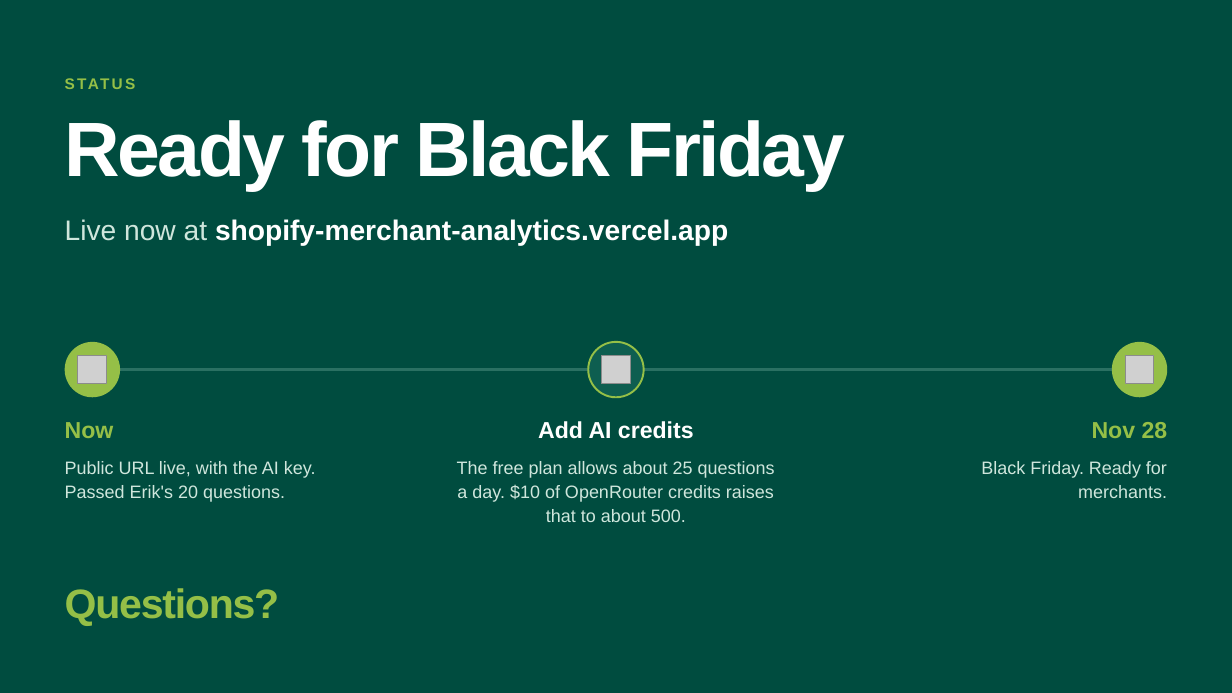
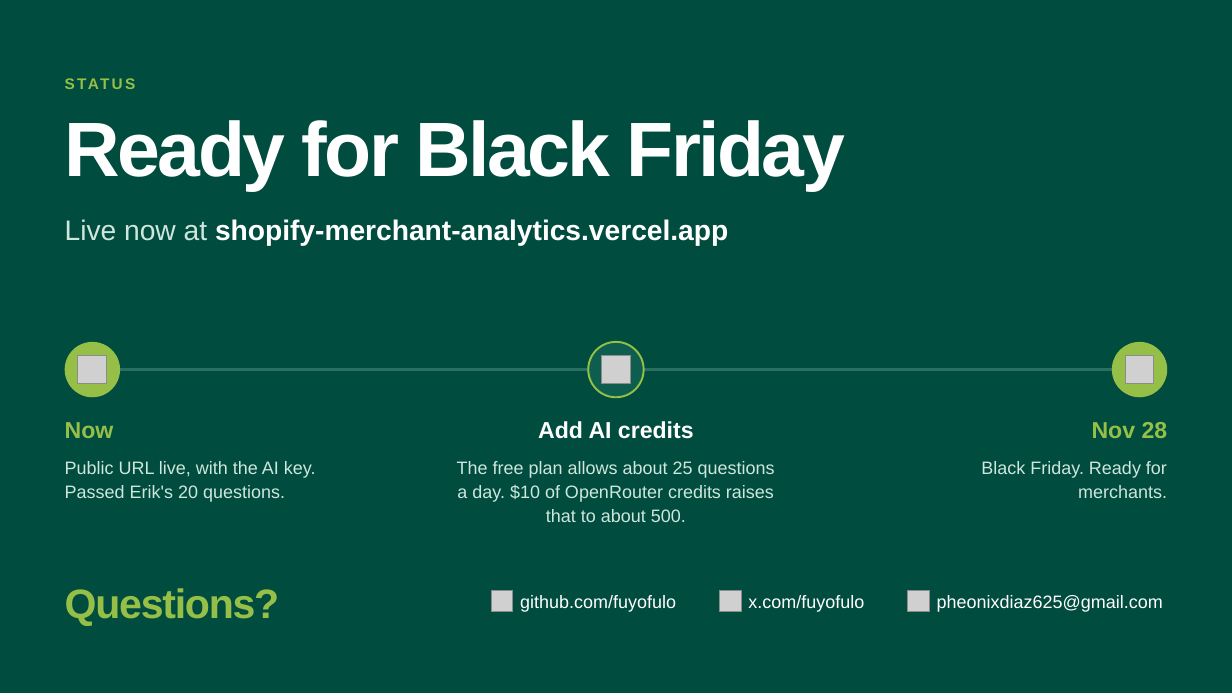
Before and after one commit to fuyofulo/shopify-merchant-analytics, a slide deck: slide 6 of deck/shopify-merchant-analytics.pptx. Drawn at 1232x693 pixels with LibreOffice and Linux fonts; fonts in the diff are those of the drawing; grey boxes stand for pictures. Boxes give left, top, right and bottom in pixels: in the first picture for what was removed or moved away, otherwise in the second. Text is boxed around its words. In the diff, an @@ line names an element or a change of style, - is before the commit and + after.

```diff
--- a/deck/shopify-merchant-analytics.pptx
+++ b/deck/shopify-merchant-analytics.pptx
@@ picture added at (492, 591, 513, 612) @@
@@ text added at (520, 595, 676, 612), 14 pt, text #FFFFFF @@
+github.com/fuyofulo
@@ picture added at (720, 591, 741, 612) @@
@@ text added at (748, 595, 864, 612), 14 pt, text #FFFFFF @@
+x.com/fuyofulo
@@ picture added at (908, 591, 929, 612) @@
@@ text added at (937, 595, 1163, 612), 14 pt, text #FFFFFF @@
+pheonixdiaz625@gmail.com
```
Also in this commit, not shown: 1 other slide changed, 10 other files.
